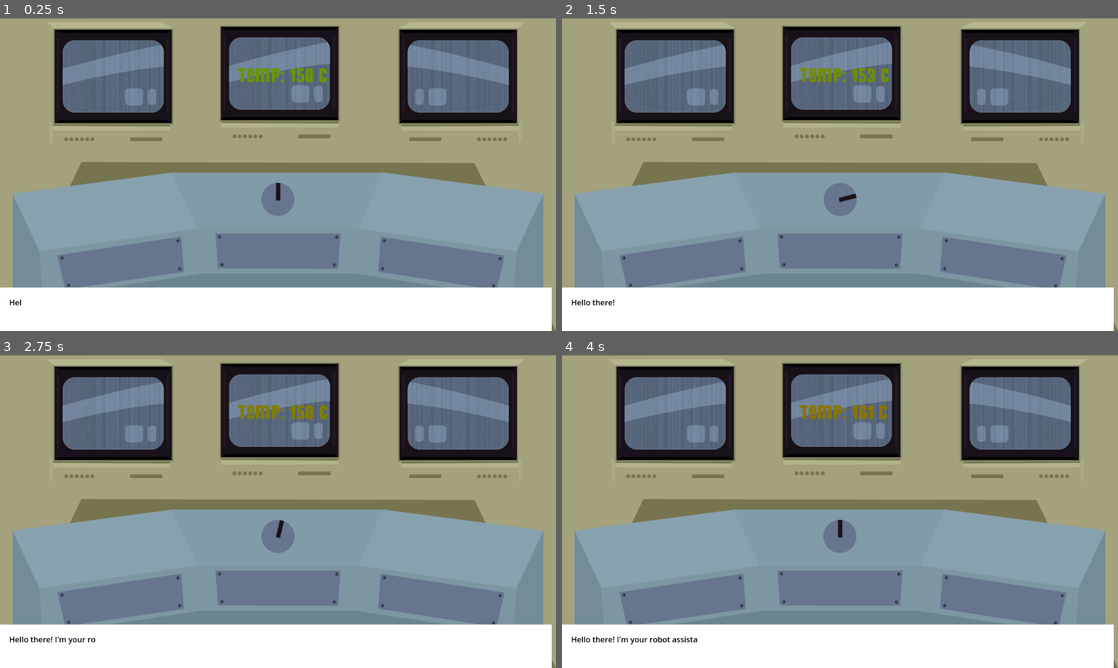
Above: before the commit, frames 1-4 (two rows, left to right).
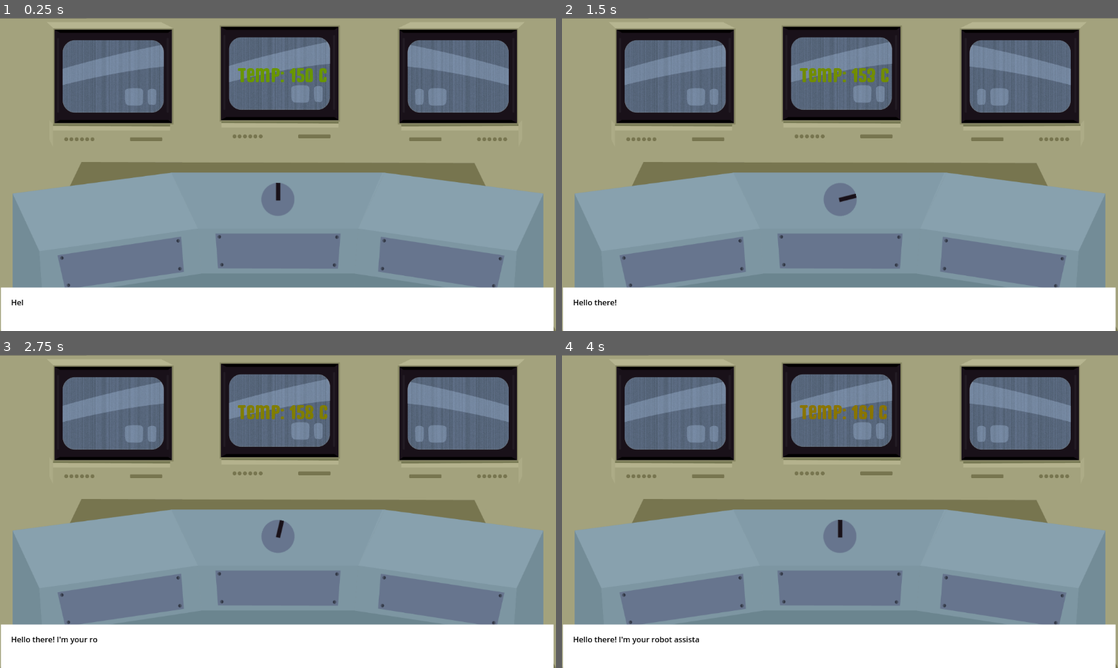
Above: after the commit, the same moments.

Repository: LuckyDog-Studios/ReactorControl
Game: Godot game, scene res://scenes/game.tscn
Two runs of this game, one before a commit and one after it. Both use one fixed random seed, a clock stepped at 60 frames per second and the inputs below.
Inputs (mouse positions are in pixels of both pictures, inside the frame that each line leads up to):
- Up to frame 1 (0.25 s): no input
- Up to frame 2 (1.5 s): move the mouse to (840, 199) at 0.52 s; move the mouse to (728, 190) at 1.27 s
- Up to frame 3 (2.75 s): move the mouse to (333, 442) at 2.02 s
- Up to frame 4 (4 s): move the mouse to (812, 574) at 2.77 s; move the mouse to (1006, 558) at 3.52 s

The runs differ from the first frame. In frame 1, 0.1% of the frame differs, in the area x 0-100%, y 86-100%; in frame 2, 0.2%; in frame 3, 0.3%; in frame 4, 0.4%.

Commit message:
losing condition and explosion effect

Diff:
--- a/project.godot
+++ b/project.godot
@@ -15,8 +15,13 @@
 config/features=PackedStringArray("4.3", "Forward Plus")
 config/icon="res://icon.svg"
 
+[audio]
+
+buses/default_bus_layout=""
+
 [display]
 
+window/size/mode=3
 window/stretch/mode="viewport"
 window/stretch/aspect="expand"
 
--- /dev/null
+++ b/scenes/explosion_effect.tscn
@@ -0,0 +1,114 @@
+[gd_scene load_steps=6 format=3 uid="uid://ct6eta633c7pu"]
+
+[ext_resource type="AudioStream" uid="uid://bf2jf2yd5im2g" path="res://assets/sounds/685417__logicogonist__explosion-5.wav" id="1_wyfmb"]
+[ext_resource type="AudioStream" uid="uid://qao0qpwb70xj" path="res://assets/sounds/265459__gowlermusic__atomic-explosion-and-sub-rumble.wav" id="2_dd2io"]
+
+[sub_resource type="Animation" id="Animation_10uud"]
+resource_name = "explosion"
+length = 20.0
+tracks/0/type = "value"
+tracks/0/imported = false
+tracks/0/enabled = true
+tracks/0/path = NodePath("ColorRect:self_modulate")
+tracks/0/interp = 1
+tracks/0/loop_wrap = true
+tracks/0/keys = {
+"times": PackedFloat32Array(0.366667, 0.666667),
+"transitions": PackedFloat32Array(0.36602, 1),
+"update": 0,
+"values": [Color(1, 1, 1, 0), Color(1, 1, 1, 1)]
+}
+tracks/1/type = "value"
+tracks/1/imported = false
+tracks/1/enabled = true
+tracks/1/path = NodePath("SFX/Explosion1:playing")
+tracks/1/interp = 1
+tracks/1/loop_wrap = true
+tracks/1/keys = {
+"times": PackedFloat32Array(0.266667),
+"transitions": PackedFloat32Array(1),
+"update": 1,
+"values": [true]
+}
+tracks/2/type = "value"
+tracks/2/imported = false
+tracks/2/enabled = true
+tracks/2/path = NodePath("SFX/Explosion2:playing")
+tracks/2/interp = 1
+tracks/2/loop_wrap = true
+tracks/2/keys = {
+"times": PackedFloat32Array(-0.4),
+"transitions": PackedFloat32Array(1),
+"update": 1,
+"values": [true]
+}
+
+[sub_resource type="Animation" id="Animation_4nbiv"]
+length = 0.001
+tracks/0/type = "value"
+tracks/0/imported = false
+tracks/0/enabled = true
+tracks/0/path = NodePath("ColorRect:self_modulate")
+tracks/0/interp = 1
+tracks/0/loop_wrap = true
+tracks/0/keys = {
+"times": PackedFloat32Array(0),
+"transitions": PackedFloat32Array(1),
+"update": 0,
+"values": [Color(1, 1, 1, 0)]
+}
+tracks/1/type = "value"
+tracks/1/imported = false
+tracks/1/enabled = true
+tracks/1/path = NodePath("SFX/Explosion1:playing")
+tracks/1/interp = 1
+tracks/1/loop_wrap = true
+tracks/1/keys = {
+"times": PackedFloat32Array(0),
+"transitions": PackedFloat32Array(1),
+"update": 1,
+"values": [false]
+}
+tracks/2/type = "value"
+tracks/2/imported = false
+tracks/2/enabled = true
+tracks/2/path = NodePath("SFX/Explosion2:playing")
+tracks/2/interp = 1
+tracks/2/loop_wrap = true
+tracks/2/keys = {
+"times": PackedFloat32Array(0),
+"transitions": PackedFloat32Array(1),
+"update": 1,
+"values": [false]
+}
+
+[sub_resource type="AnimationLibrary" id="AnimationLibrary_eeyui"]
+_data = {
+"RESET": SubResource("Animation_4nbiv"),
+"explosion": SubResource("Animation_10uud")
+}
+
+[node name="Explosion Effect" type="Node2D"]
+
+[node name="AnimationPlayer" type="AnimationPlayer" parent="."]
+libraries = {
+"": SubResource("AnimationLibrary_eeyui")
+}
+speed_scale = 2.0
+
+[node name="ColorRect" type="ColorRect" parent="."]
+self_modulate = Color(1, 1, 1, 0)
+top_level = true
+offset_left = -22.0
+offset_top = -37.0
+offset_right = 1177.0
+offset_bottom = 674.0
+size_flags_vertical = 8
+
+[node name="SFX" type="Node" parent="."]
+
+[node name="Explosion1" type="AudioStreamPlayer" parent="SFX"]
+stream = ExtResource("1_wyfmb")
+
+[node name="Explosion2" type="AudioStreamPlayer" parent="SFX"]
+stream = ExtResource("2_dd2io")
--- /dev/null
+++ b/scenes/game.gd
@@ -0,0 +1,11 @@
+extends Node2D
+@onready var explosion_effect: AnimationPlayer = $"Explosion Effect/AnimationPlayer"
+
+func _ready() -> void:
+	$"Temperature System".connect("GameOver", game_over)
+
+func game_over():
+	await get_tree().create_timer(2).timeout
+	explosion_effect.play("explosion")
+	await explosion_effect.animation_finished
+	get_tree().quit()
--- a/scenes/game.tscn
+++ b/scenes/game.tscn
@@ -1,5 +1,6 @@
-[gd_scene load_steps=9 format=3 uid="uid://c33o2lwv0nhgd"]
+[gd_scene load_steps=11 format=3 uid="uid://c33o2lwv0nhgd"]
 
+[ext_resource type="Script" path="res://scenes/game.gd" id="1_dnj6m"]
 [ext_resource type="Texture2D" uid="uid://cxbc3iybvsxol" path="res://assets/sprites/temp bg.png" id="1_ikh0n"]
 [ext_resource type="PackedScene" uid="uid://blxoaaoq5ojah" path="res://scenes/dial.tscn" id="2_0eu7q"]
 [ext_resource type="Texture2D" uid="uid://cv0xiybe3480p" path="res://assets/sprites/control panel temp 2.png" id="2_53gsd"]
@@ -8,8 +9,10 @@
 [ext_resource type="Texture2D" uid="uid://cnkxuv67uivd4" path="res://assets/sprites/Screen slight side pov.png" id="6_s72d6"]
 [ext_resource type="Texture2D" uid="uid://dfjsmwig40k57" path="res://assets/sprites/Sreen front pov.png" id="7_kgpya"]
 [ext_resource type="PackedScene" uid="uid://d3r74yl807ykd" path="res://scenes/random_event_machine.tscn" id="8_2xqu4"]
+[ext_resource type="PackedScene" uid="uid://ct6eta633c7pu" path="res://scenes/explosion_effect.tscn" id="9_sxn86"]
 
 [node name="Game" type="Node2D"]
+script = ExtResource("1_dnj6m")
 
 [node name="Art" type="Node2D" parent="."]
 
@@ -41,11 +44,12 @@
 script = null
 
 [node name="Dialogue" parent="." instance=ExtResource("3_33gnw")]
-offset_left = -1.0
+offset_left = 3.0
 offset_top = 559.0
-offset_right = 5.0
+offset_right = 9.0
 offset_bottom = 559.0
 pivot_offset = Vector2(-25, -18)
+metadata/_edit_use_anchors_ = true
 
 [node name="Temperature System" parent="." instance=ExtResource("3_lucyu")]
 offset_left = 493.0
@@ -56,3 +60,5 @@
 metadata/_edit_use_anchors_ = true
 
 [node name="Random Event Machine" parent="." instance=ExtResource("8_2xqu4")]
+
+[node name="Explosion Effect" parent="." instance=ExtResource("9_sxn86")]
--- a/scripts/temperature_system.gd
+++ b/scripts/temperature_system.gd
@@ -1,4 +1,5 @@
 extends Control
+
 
 @onready var label: Label = $Label
 @onready var dial_sprite: Sprite2D = $"../Dial/Sprite"
@@ -19,6 +20,7 @@
 var color_min_value = 30.0
 var color_max_value = 200.0
 
+signal GameOver()
 
 func _process(delta: float) -> void:
 	is_flickering = true if current_temp >= 160 else false
@@ -34,12 +36,15 @@
 
 	label.self_modulate = get_color_from_value(current_temp)
 
+	if current_temp >= 200:
+		GameOver.emit()
+
+
 
 func _ready() -> void:
 	label.text = "Temp: " + str(starting_temp) + " C"
 	current_temp = starting_temp
 	timer.start()
-
 
 func _on_timer_timeout() -> void:
 	current_temp = label.text.to_int()
Not shown, added: assets/sounds/265459__gowlermusic__atomic-explosion-and-sub-rumble.wav.import
Not shown, added: assets/sounds/685417__logicogonist__explosion-5 (1).wav.import
Not shown, added: assets/sounds/685417__logicogonist__explosion-5.wav.import
Not shown, added: assets/sounds/265459__gowlermusic__atomic-explosion-and-sub-rumble.wav
Not shown, added: assets/sounds/685417__logicogonist__explosion-5 (1).wav
Not shown, added: assets/sounds/685417__logicogonist__explosion-5.wav
